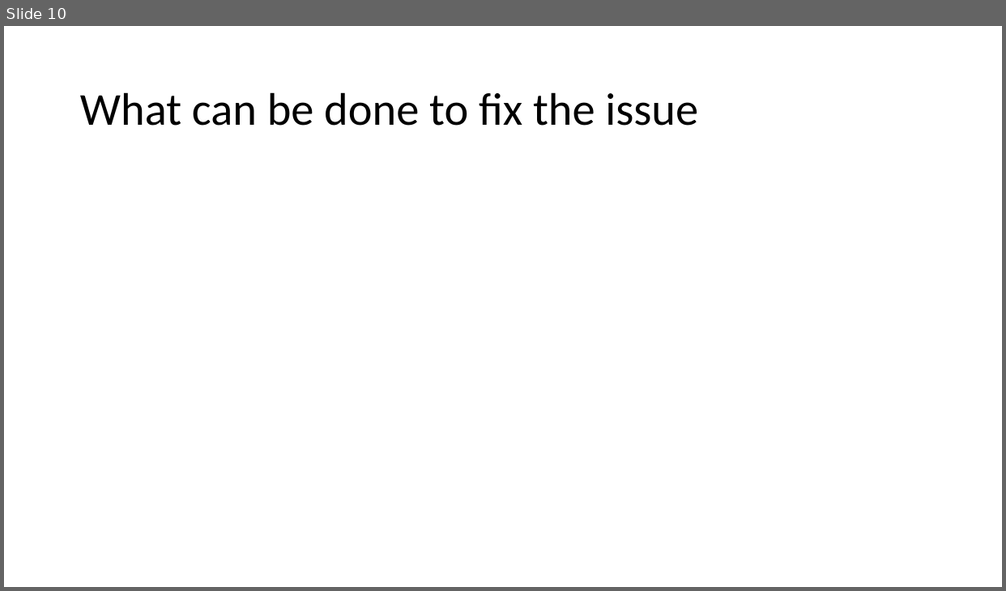
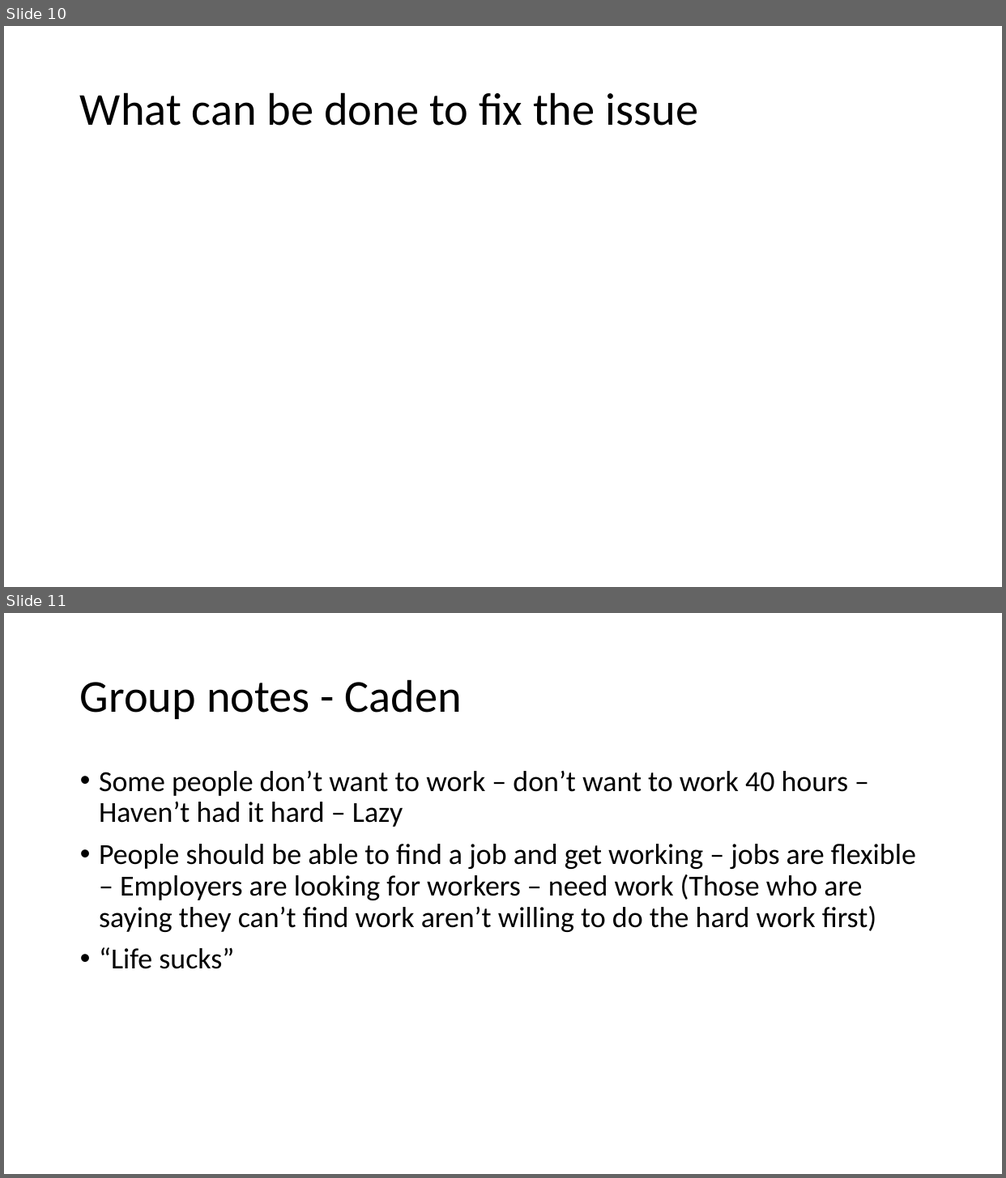
Before and after one commit to Sk1ttlelol/English-2010, a slide deck: costs of living A1 with slides.pptx. Shown one above the other, each under a label of ours: slide 10 before the commit, slides 10 and 11 after it. The pictures are 1006x591 and 1006x1178 pixels, drawn with LibreOffice and Linux fonts; fonts in the diff are those of the drawing. Boxes give left, top, right and bottom in pixels: in the first picture for what was removed or moved away, otherwise in the second. Text is boxed around its words. In the diff, an @@ line names an element or a change of style, - is before the commit and + after.

Commit message:
post group presentations

```diff
--- a/costs of living A1 with slides.pptx
+++ b/costs of living A1 with slides.pptx
@@ slide 11 added at [4, 613, 1002, 1174], background #FFFFFF @@
@@ title added at [80, 679, 462, 719], 44 pt, text #000000 @@
+Group notes - Caden
@@ text added at [99, 770, 916, 969], 28 pt, text #000000 @@
+• Some people don’t want to work – don’t want to work 40 hours – Haven’t had it hard – Lazy
+• People should be able to find a job and get working – jobs are flexible – Employers are looking for workers – need work (Those who are saying they can’t find work aren’t willing to do the hard work first)
+• “Life sucks”
```
Also in this commit, not shown: 2 other slides added.
